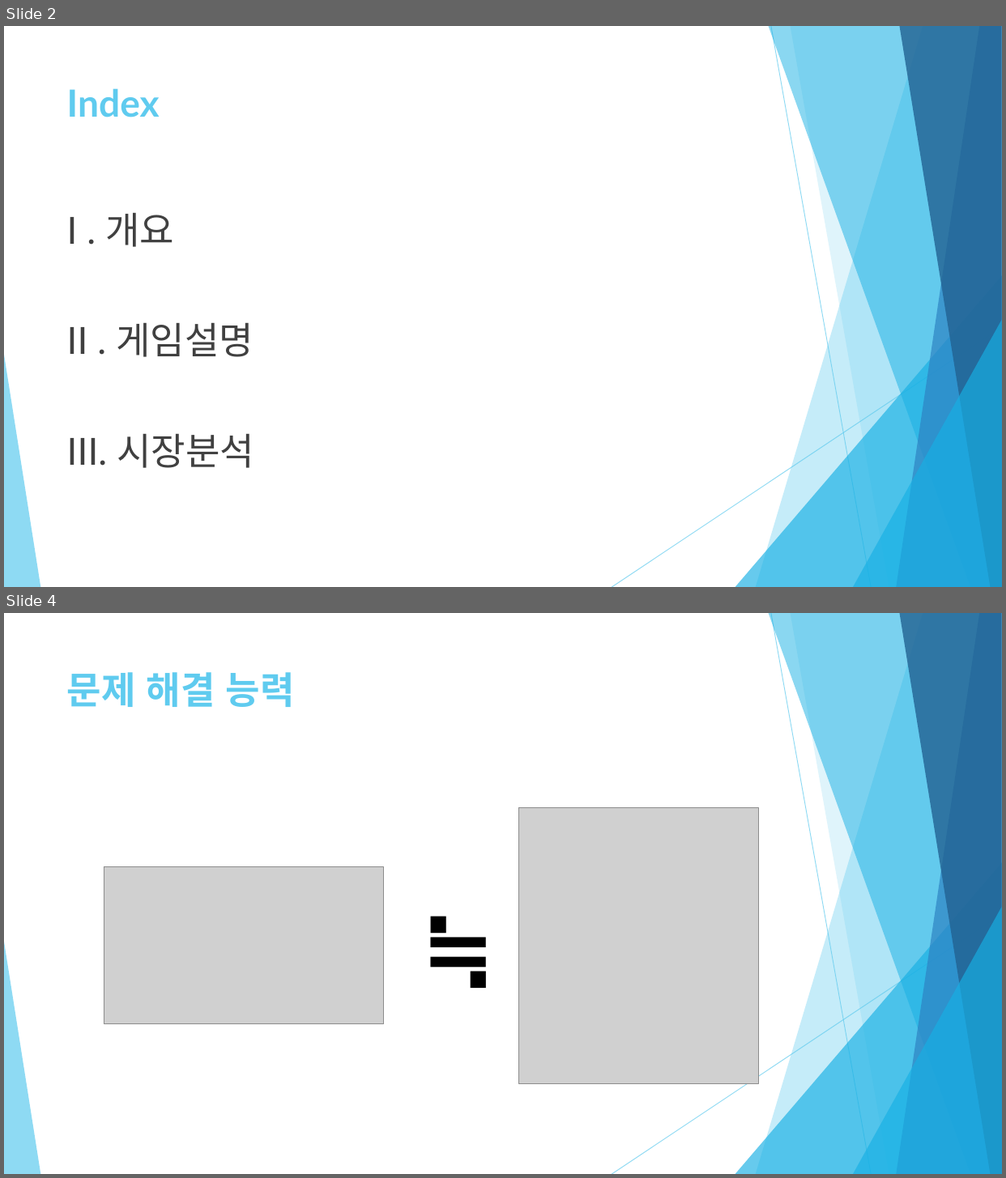
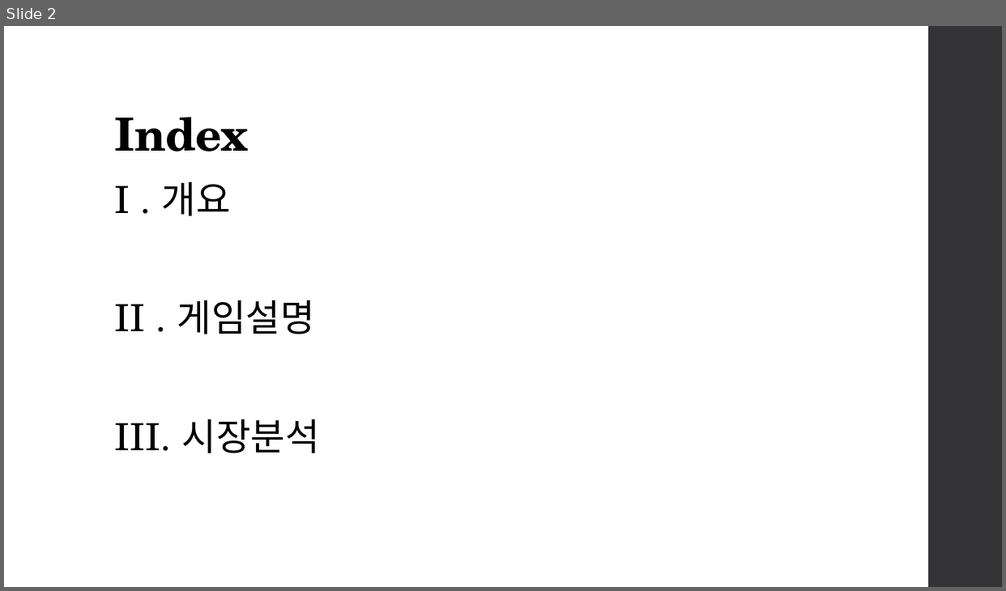
Before and after one commit to healjoo/smallprecious, a slide deck: 코딩교육용 퍼즐게임 제안서.pptx. Shown one above the other, each under a label of ours: slides 2 and 4 before the commit, slide 2 after it; the slides between them are not shown. The pictures are 1006x1178 and 1006x591 pixels, drawn with LibreOffice and Linux fonts; fonts in the diff are those of the drawing; grey boxes stand for pictures. Boxes give left, top, right and bottom in pixels: in the first picture for what was removed or moved away, otherwise in the second. Text is boxed around its words. In the diff, an @@ line names an element or a change of style, - is before the commit and + after.

```diff
--- a/코딩교육용 퍼즐게임 제안서.pptx
+++ b/코딩교육용 퍼즐게임 제안서.pptx
@@ slide 4 removed at <box>4,613,1002,1174</box>, background #FFFFFF; not listed: 10 template elements that a slide beside it also shows @@
@@ title removed at <box>67,672,295,707</box> @@
-문제 해결 능력
@@ picture removed at <box>519,807,759,1084</box> @@
@@ picture removed at <box>104,867,384,1024</box> @@
@@ text removed at <box>415,888,480,1003</box> @@
-≒
@@ slide 2 changed as well @@
@@ rectangle added at <box>928,26,1002,587</box>, fill #353537 @@
@@ title "Index": place and size @@
-title "Index" at <box>67,88,160,118</box>
+title "Index" at <box>115,117,249,152</box>
@@ title "Index" at <box>115,117,249,152</box>: size 36 to 44 pt, font Lato to TeX Gyre Schola, text colour #5FCBEF to #000000, letter spacing 0 to -0.5 pt; line spacing 1 to 0.9; vertical alignment top to bottom @@
@@ text "I . 개요": place and size @@
-text "I . 개요" at <box>67,212,254,468</box>
+text "I . 개요" at <box>115,182,320,454</box>
@@ text "I . 개요" at <box>115,182,320,454</box>: font Lato to TeX Gyre Schola, text colour #404040 to #000000, letter spacing 0 to 0.1 pt; line spacing 1 to 0.95; more space between paragraphs @@
@@ group removed at <box>4,26,1002,587</box>: 5 freeform shapes, 3 triangles, 2 lines @@
```
Also in this commit, not shown: 8 other slides changed, 1 slide added, 1 other slide removed, 6 other files.
